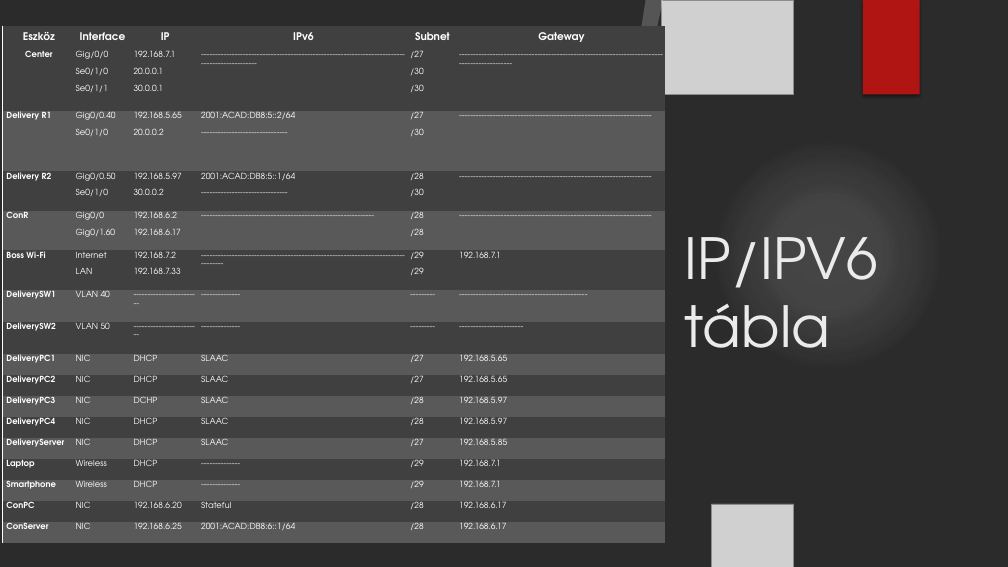
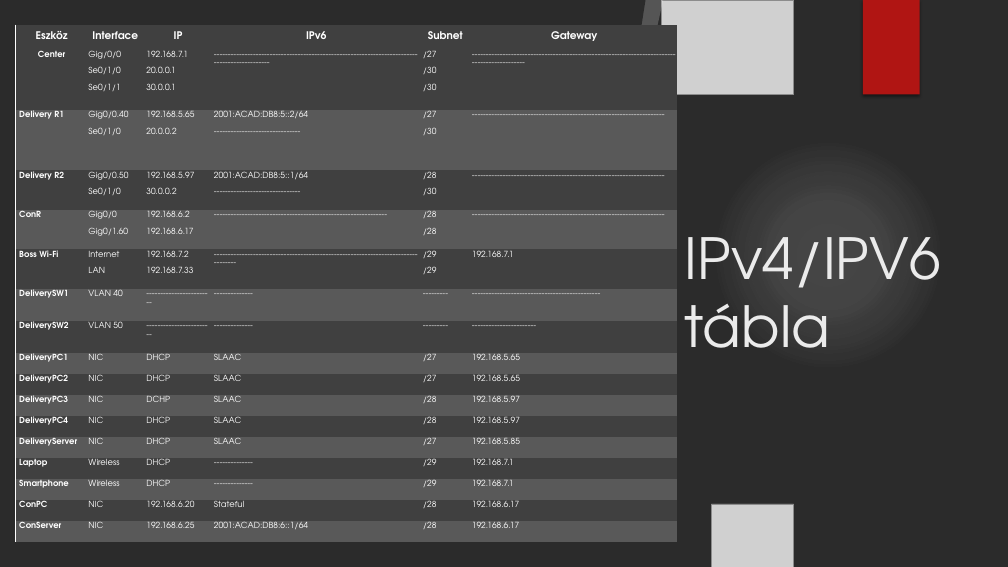
Before and after one commit to LajkaK2006/BorsodNet, a slide deck: slide 3 of Tacos KFT.pptx. Drawn at 1008x567 pixels with LibreOffice and Linux fonts; fonts in the diff are those of the drawing; grey boxes stand for pictures; background and template pictures are left out; a plain dark background stands for a picture behind light text. Boxes give left, top, right and bottom in pixels: in the first picture for what was removed or moved away, otherwise in the second. Text is boxed around its words. In the diff, an @@ line names an element or a change of style, - is before the commit and + after.

```diff
--- a/Tacos KFT.pptx
+++ b/Tacos KFT.pptx
@@ table: place and size @@
-table at (3, 26, 665, 543)
+table at (16, 25, 678, 542)
@@ title at (685, 237, 941, 348): text changed @@
-IP/IPV6 tábla
+IPv4/IPV6 tábla
```
Also in this commit, not shown: 4 other slides changed, 6 slides added, 2 slides removed, 1 other file.
